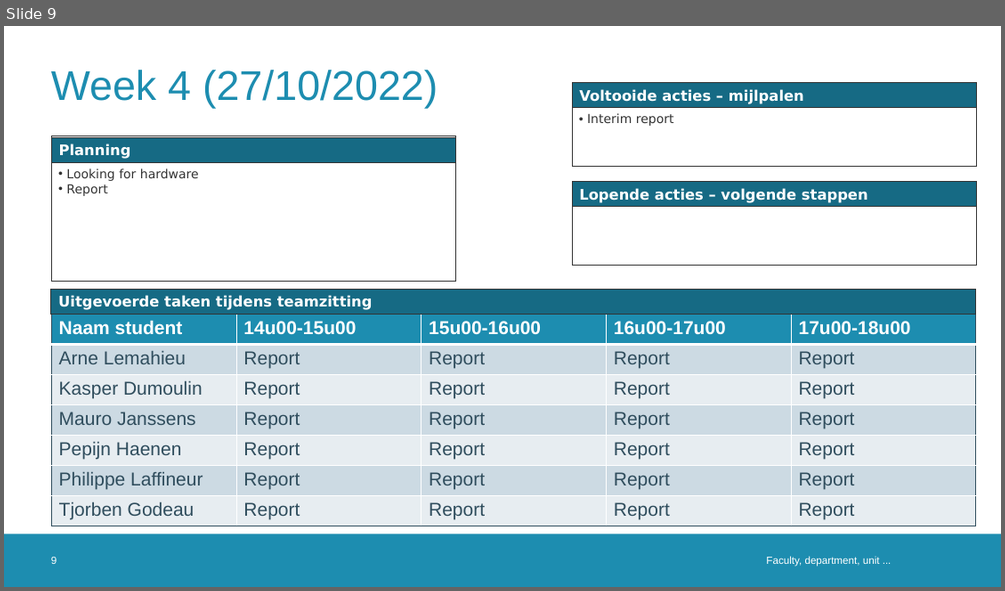
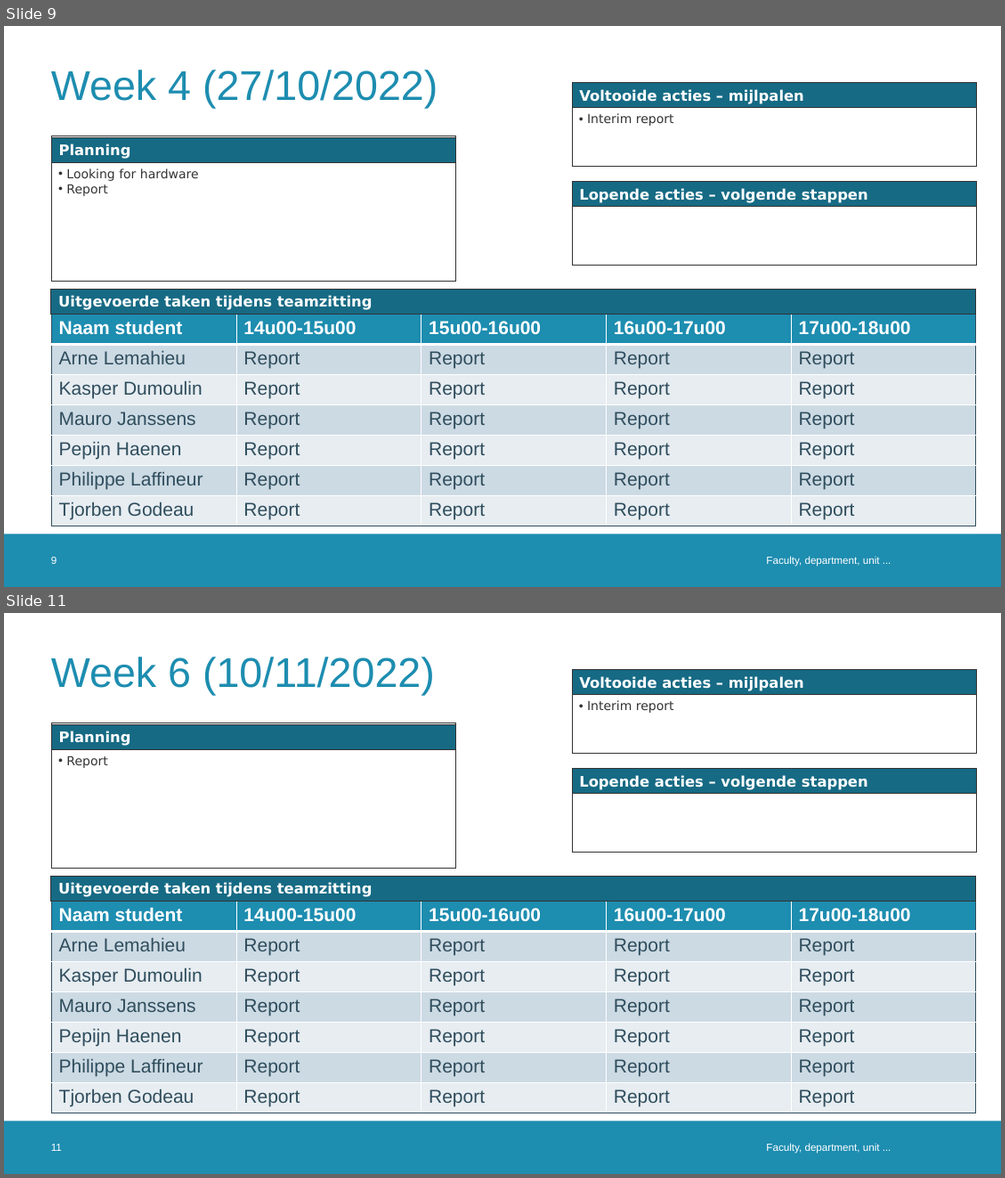
Before and after one commit to DoctorLego2003/Meeting-Owl, a slide deck: logboek_ESAT9A1.pptx. Shown one above the other, each under a label of ours: slide 9 before the commit, slides 9 and 11 after it; the slides between them are not shown. The pictures are 1005x591 and 1005x1178 pixels, drawn with LibreOffice and Linux fonts; fonts in the diff are those of the drawing; background and template pictures are left out. Boxes give left, top, right and bottom in pixels: in the first picture for what was removed or moved away, otherwise in the second. Text is boxed around its words. In the diff, an @@ line names an element or a change of style, - is before the commit and + after.

```diff
--- a/logboek_ESAT9A1.pptx
+++ b/logboek_ESAT9A1.pptx
@@ slide 11 added at box(4, 613, 1001, 1174), background #FFFFFF; not listed: 1 template element that a slide beside it also shows @@
@@ title added at box(51, 657, 435, 696), 40 pt, text #1D8DB0 @@
+Week 6 (10/11/2022)
@@ rectangle added at box(573, 670, 976, 753), outline #333333 0.75 pt @@
@@ rectangle added at box(573, 670, 976, 695), fill #166A84, outline #333333 0.75 pt, 14 pt, text #FFFFFF, bold @@
+Voltooide acties – mijlpalen
@@ text added at box(587, 700, 674, 713), 12 pt, text #333333 @@
+• Interim report
@@ rectangle added at box(52, 723, 455, 868), outline #333333 0.75 pt @@
@@ rectangle added at box(52, 724, 455, 749), fill #166A84, outline #333333 0.75 pt, 14 pt, text #FFFFFF, bold @@
+Planning
@@ text added at box(66, 755, 107, 768), 12 pt, text #333333 @@
+• Report
@@ rectangle added at box(573, 769, 976, 852), outline #333333 0.75 pt @@
@@ rectangle added at box(573, 769, 976, 793), fill #166A84, outline #333333 0.75 pt, 14 pt, text #FFFFFF, bold @@
+Lopende acties – volgende stappen
@@ rectangle added at box(51, 876, 976, 900), fill #166A84, outline #333333 0.75 pt, 14 pt, text #FFFFFF, bold @@
+Uitgevoerde taken tijdens teamzitting
@@ table added at box(52, 900, 975, 1113), 7 rows, 5 columns @@
+Naam student | 14u00-15u00 | 15u00-16u00 | 16u00-17u00 | 17u00-18u00
+Arne Lemahieu | Report | Report | Report | Report
+Kasper Dumoulin | Report | Report | Report | Report
+Mauro Janssens | Report | Report | Report | Report
+Pepijn Haenen | Report | Report | Report | Report
+Philippe Laffineur | Report | Report | Report | Report
+Tjorben Godeau | Report | Report | Report | Report
@@ page number added at box(51, 1143, 62, 1151), 10 pt, text #FFFFFF @@
+11
@@ text added at box(766, 1143, 880, 1153), 10 pt, text #FFFFFF @@
+Faculty, department, unit ...
```
Also in this commit, not shown: 2 other slides added.
